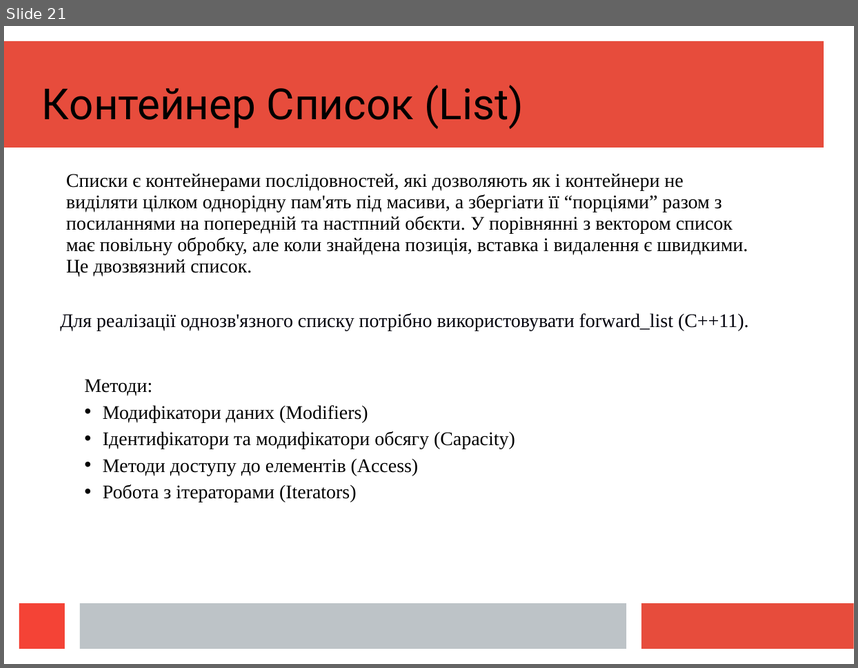
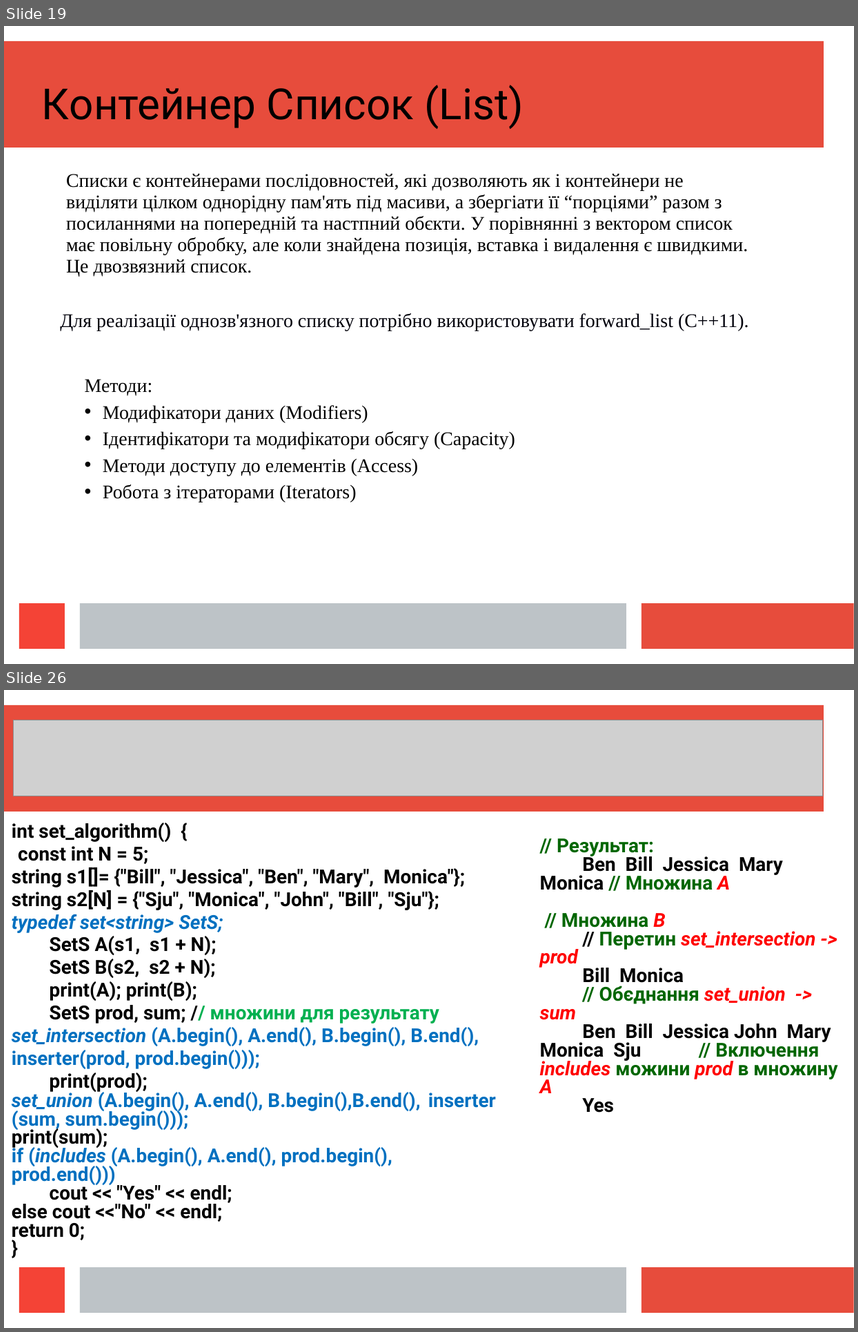
Before and after one commit to mecchmatProjects/CppCourse, a slide deck: Lect12_2/CppUkrTutor12_2.ppt. Shown one above the other, each under a label of ours: slide 21 before the commit, slides 19 and 26 after it; the slides between them are not shown. The pictures are 858x668 and 858x1332 pixels, drawn with LibreOffice and Linux fonts; fonts in the diff are those of the drawing; grey boxes stand for pictures. Boxes give left, top, right and bottom in pixels: in the first picture for what was removed or moved away, otherwise in the second. Text is boxed around its words. In the diff, an @@ line names an element or a change of style, - is before the commit and + after.

```diff
--- a/Lect12_2/CppUkrTutor12_2.ppt
+++ b/Lect12_2/CppUkrTutor12_2.ppt
@@ slide 26 added at (x1=4, y1=690, x2=854, y2=1328), background #FFFFFF; not listed: 4 template elements that a slide beside it also shows @@
@@ picture added at (x1=13, y1=720, x2=823, y2=796) @@
@@ free added at (x1=4, y1=816, x2=533, y2=1328), 18 pt, text #000000, bold @@
+int set_algorithm() {
+{const int N = 5;
+string s1[]= {"Bill", "Jessica", "Ben", "Mary", Monica"};
+string s2[N] = {"Sju", "Monica", "John", "Bill", "Sju"};
+typedef set<string> SetS;
+SetS A(s1, s1 + N);
+SetS B(s2, s2 + N);
+print(A); print(B);
+SetS prod, sum; // множини для результату
+set_intersection (A.begin(), A.end(), B.begin(), B.end(), inserter(prod, prod.begin()));
+print(prod);
+set_union (A.begin(), A.end(), B.begin(),B.end(), inserter (sum, sum.begin()));
+print(sum);
+if (includes (A.begin(), A.end(), prod.begin(), prod.end()))
+cout << "Yes" << endl;
+else cout <<"No" << endl;
+return 0;
+}
@@ free added at (x1=533, y1=834, x2=854, y2=1143), 18 pt, text #006600, bold @@
+// Результат:
+Ben Bill Jessica Mary Monica // Множина А
+Bill John Monica Sju // Множина B
+// Перетин set_intersection -> prod
+Bill Monica
+// Обєднання set_union -> sum
+Ben Bill Jessica John Mary Monica Sju // Включення includes можини prod в множину А
+Yes
@@ what was slide 21 is now slide 19 @@
```
Also in this commit, not shown: 7 slides changed, 9 other slides added, 3 slides removed, 3 other files.
